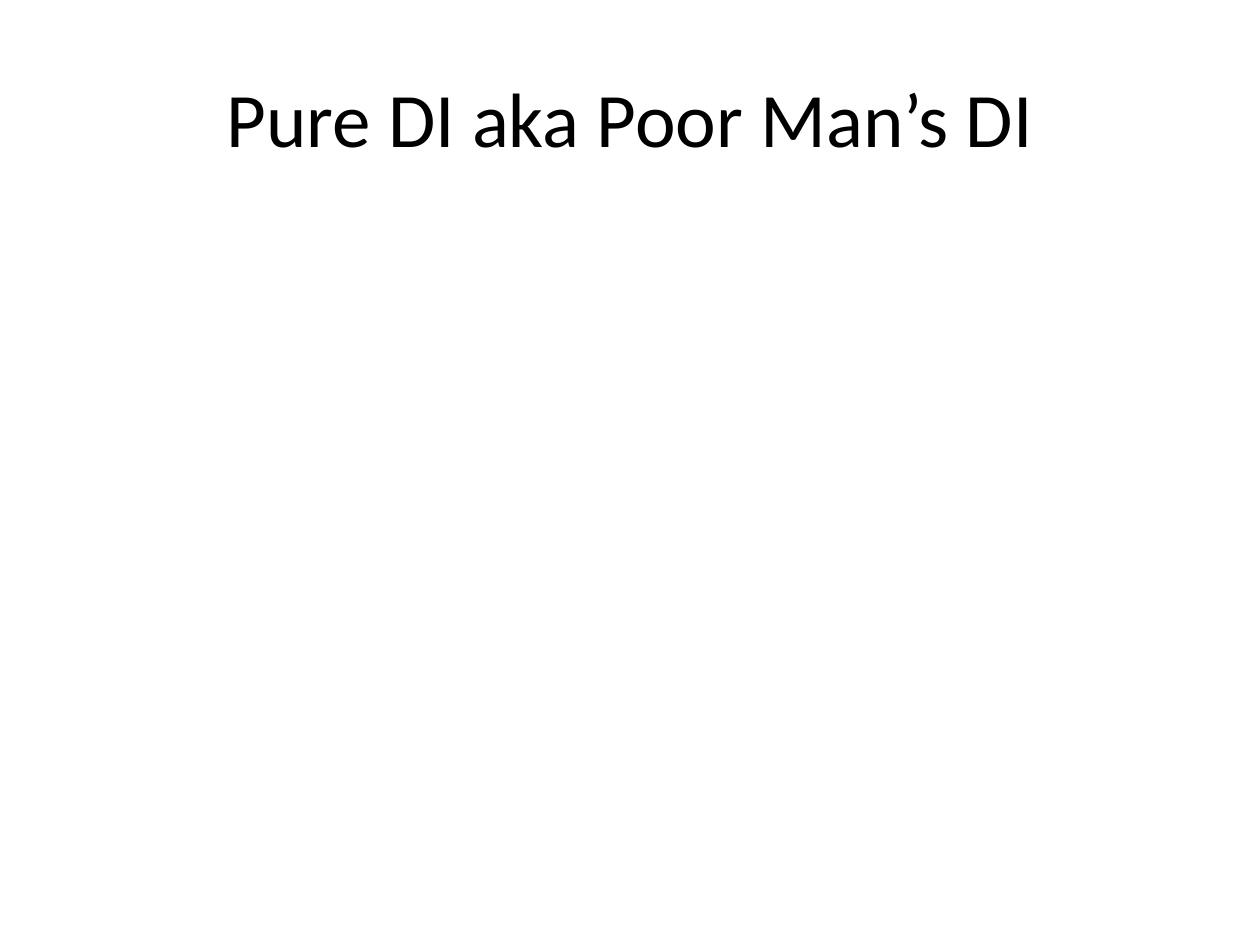
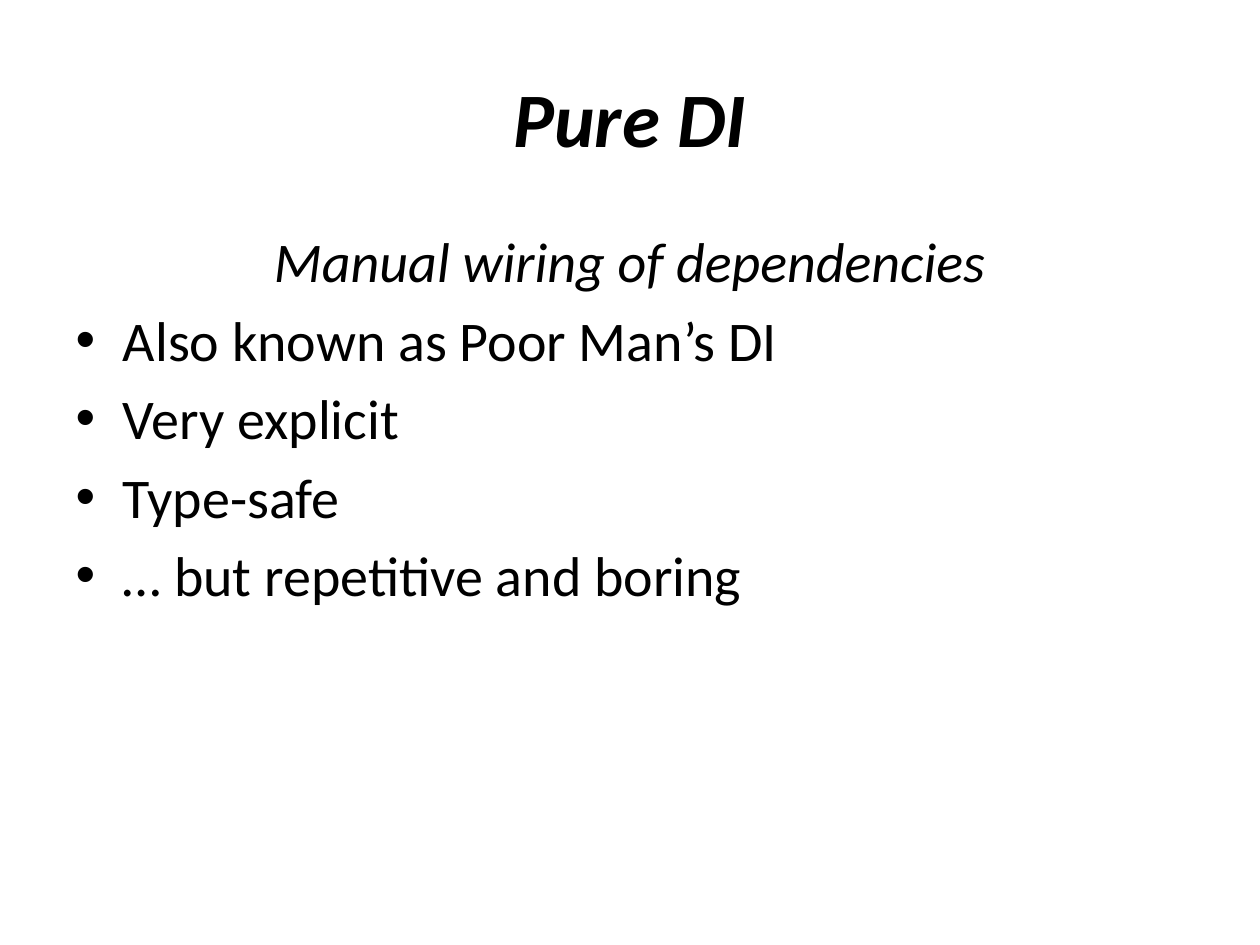
Before and after one commit to tsimbalar/DependencyInjectionTheRightWay, a slide deck: slide 30 of Dependency Injection - the right way.pptx. Drawn at 1260x945 pixels with LibreOffice and Linux fonts; fonts in the diff are those of the drawing. Boxes give left, top, right and bottom in pixels: in the first picture for what was removed or moved away, otherwise in the second. Text is boxed around its words. In the diff, an @@ line names an element or a change of style, - is before the commit and + after.

```diff
--- a/Dependency Injection - the right way.pptx
+++ b/Dependency Injection - the right way.pptx
@@ title at box(513, 97, 746, 148): text changed; bold on; italic on @@
-Pure DI aka Poor Man’s DI
+Pure DI
@@ text added at box(123, 243, 985, 606), 32 pt, text #000000 @@
+Manual wiring of dependencies
+• Also known as Poor Man’s DI
+• Very explicit
+• Type-safe
+• … but repetitive and boring
```
Also in this commit, not shown: 3 other slides changed, 8 slides added, 1 slide removed.
